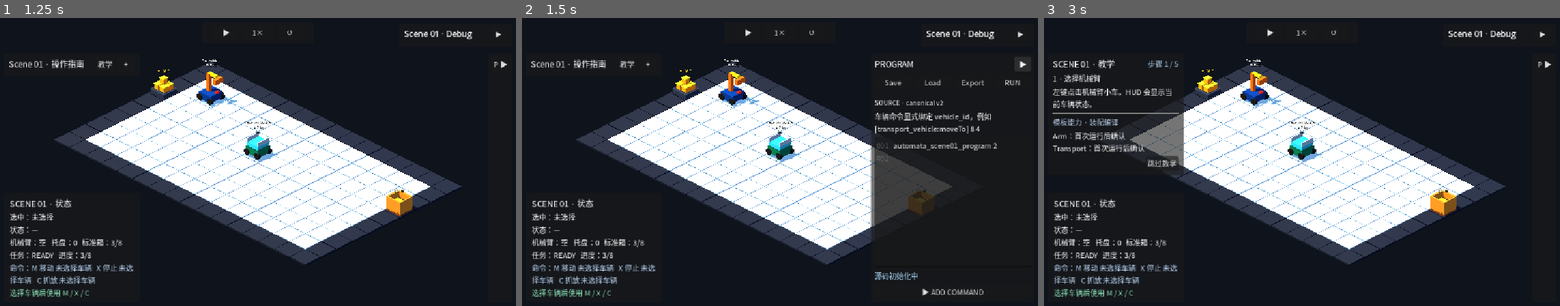
Above: before the commit, frames 1-3 (left to right).
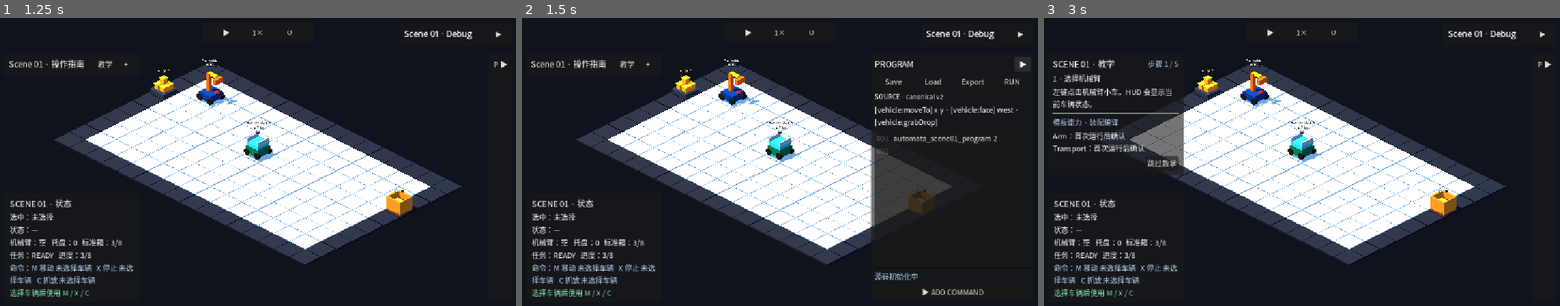
Above: after the commit, the same moments.

Repository: Ri0n72Y/automata
Game: Godot game, scene res://scenes/scene_01/scene_01_basic_packing.tscn
Same seed, same stepped clock (60 frames per second), same inputs: the game is played once before the commit and once after it.
Inputs:
- Up to frame 1 (1.25 s): click "跳过教学" at 0.5 s
- Up to frame 2 (1.5 s): click "P ▶" at 1.25 s
- Up to frame 3 (3 s): click "▶" at 2 s; click "教学" at 2.75 s

Frame 1 is identical in both runs. In frame 2, 2.0% of the frame differs, in the area x 68-97%, y 20-92%; in frame 3, nothing differs.

Commit message:
refactor(scene-01): compact and scroll Program builder

Diff:
--- a/scenes/scene_01/components/scene_01_program_ui.tscn
+++ b/scenes/scene_01/components/scene_01_program_ui.tscn
@@ -39,11 +39,11 @@
 
 [node name="VBox" type="VBoxContainer" parent="RootControl/ProgramPanel/Margin"]
 layout_mode = 2
-theme_override_constants/separation = 8
+theme_override_constants/separation = 6
 
 [node name="HeaderRow" type="HBoxContainer" parent="RootControl/ProgramPanel/Margin/VBox"]
 layout_mode = 2
-theme_override_constants/separation = 8
+theme_override_constants/separation = 6
 
 [node name="ProgramTitle" type="Label" parent="RootControl/ProgramPanel/Margin/VBox/HeaderRow"]
 unique_name_in_owner = true
@@ -58,18 +58,18 @@
 custom_minimum_size = Vector2(36, 32)
 layout_mode = 2
 focus_mode = 0
-text = "P ▶"
+text = "P +"
 
 [node name="ExpandedContent" type="VBoxContainer" parent="RootControl/ProgramPanel/Margin/VBox"]
 unique_name_in_owner = true
 visible = false
 layout_mode = 2
 size_flags_vertical = 3
-theme_override_constants/separation = 7
+theme_override_constants/separation = 6
 
 [node name="ActionRow" type="HBoxContainer" parent="RootControl/ProgramPanel/Margin/VBox/ExpandedContent"]
 layout_mode = 2
-theme_override_constants/separation = 6
+theme_override_constants/separation = 4
 
 [node name="SaveButton" type="Button" parent="RootControl/ProgramPanel/Margin/VBox/ExpandedContent/ActionRow"]
 unique_name_in_owner = true
@@ -94,9 +94,6 @@
 layout_mode = 2
 size_flags_horizontal = 3
 text = "RUN"
-
-[node name="Rule" type="HSeparator" parent="RootControl/ProgramPanel/Margin/VBox/ExpandedContent"]
-layout_mode = 2
 
 [node name="SourceTitle" type="Label" parent="RootControl/ProgramPanel/Margin/VBox/ExpandedContent"]
 layout_mode = 2
@@ -105,12 +102,12 @@
 
 [node name="Hint" type="Label" parent="RootControl/ProgramPanel/Margin/VBox/ExpandedContent"]
 layout_mode = 2
-text = "车辆命令显式绑定 vehicle_id，例如 [transport_vehicle:moveTo] 8 4"
+text = "[vehicle:moveTo] x y · [vehicle:face] west · [vehicle:grabDrop]"
 autowrap_mode = 2
 
 [node name="SourceEditor" type="CodeEdit" parent="RootControl/ProgramPanel/Margin/VBox/ExpandedContent"]
 unique_name_in_owner = true
-custom_minimum_size = Vector2(0, 240)
+custom_minimum_size = Vector2(0, 160)
 layout_mode = 2
 size_flags_horizontal = 3
 size_flags_vertical = 3
@@ -130,31 +127,40 @@
 unique_name_in_owner = true
 layout_mode = 2
 focus_mode = 0
-text = "▶ ADD COMMAND"
-
-[node name="BuilderBody" type="VBoxContainer" parent="RootControl/ProgramPanel/Margin/VBox/ExpandedContent"]
+text = "+ ADD COMMAND"
+
+[node name="BuilderScroll" type="ScrollContainer" parent="RootControl/ProgramPanel/Margin/VBox/ExpandedContent"]
 unique_name_in_owner = true
 visible = false
-layout_mode = 2
-theme_override_constants/separation = 6
-
-[node name="VehicleLabel" type="Label" parent="RootControl/ProgramPanel/Margin/VBox/ExpandedContent/BuilderBody"]
+custom_minimum_size = Vector2(0, 180)
+layout_mode = 2
+size_flags_horizontal = 3
+size_flags_vertical = 3
+horizontal_scroll_mode = 0
+
+[node name="BuilderBody" type="VBoxContainer" parent="RootControl/ProgramPanel/Margin/VBox/ExpandedContent/BuilderScroll"]
+unique_name_in_owner = true
+layout_mode = 2
+size_flags_horizontal = 3
+theme_override_constants/separation = 5
+
+[node name="VehicleLabel" type="Label" parent="RootControl/ProgramPanel/Margin/VBox/ExpandedContent/BuilderScroll/BuilderBody"]
 layout_mode = 2
 text = "Command vehicle"
 
-[node name="VehicleOption" type="OptionButton" parent="RootControl/ProgramPanel/Margin/VBox/ExpandedContent/BuilderBody"]
-unique_name_in_owner = true
-layout_mode = 2
-
-[node name="MoveLabel" type="Label" parent="RootControl/ProgramPanel/Margin/VBox/ExpandedContent/BuilderBody"]
+[node name="VehicleOption" type="OptionButton" parent="RootControl/ProgramPanel/Margin/VBox/ExpandedContent/BuilderScroll/BuilderBody"]
+unique_name_in_owner = true
+layout_mode = 2
+
+[node name="MoveLabel" type="Label" parent="RootControl/ProgramPanel/Margin/VBox/ExpandedContent/BuilderScroll/BuilderBody"]
 layout_mode = 2
 text = "MoveTo target"
 
-[node name="MoveParams" type="HBoxContainer" parent="RootControl/ProgramPanel/Margin/VBox/ExpandedContent/BuilderBody"]
-layout_mode = 2
-theme_override_constants/separation = 6
-
-[node name="TargetX" type="SpinBox" parent="RootControl/ProgramPanel/Margin/VBox/ExpandedContent/BuilderBody/MoveParams"]
+[node name="MoveParams" type="HBoxContainer" parent="RootControl/ProgramPanel/Margin/VBox/ExpandedContent/BuilderScroll/BuilderBody"]
+layout_mode = 2
+theme_override_constants/separation = 4
+
+[node name="TargetX" type="SpinBox" parent="RootControl/ProgramPanel/Margin/VBox/ExpandedContent/BuilderScroll/BuilderBody/MoveParams"]
 unique_name_in_owner = true
 layout_mode = 2
 size_flags_horizontal = 3
@@ -163,7 +169,7 @@
 value = 1.0
 prefix = "X "
 
-[node name="TargetY" type="SpinBox" parent="RootControl/ProgramPanel/Margin/VBox/ExpandedContent/BuilderBody/MoveParams"]
+[node name="TargetY" type="SpinBox" parent="RootControl/ProgramPanel/Margin/VBox/ExpandedContent/BuilderScroll/BuilderBody/MoveParams"]
 unique_name_in_owner = true
 layout_mode = 2
 size_flags_horizontal = 3
@@ -172,25 +178,39 @@
 value = 3.0
 prefix = "Y "
 
-[node name="AddMoveButton" type="Button" parent="RootControl/ProgramPanel/Margin/VBox/ExpandedContent/BuilderBody"]
+[node name="AddMoveButton" type="Button" parent="RootControl/ProgramPanel/Margin/VBox/ExpandedContent/BuilderScroll/BuilderBody"]
 unique_name_in_owner = true
 layout_mode = 2
 text = "+ MoveTo"
 
-[node name="AddGrabButton" type="Button" parent="RootControl/ProgramPanel/Margin/VBox/ExpandedContent/BuilderBody"]
+[node name="FaceRow" type="HBoxContainer" parent="RootControl/ProgramPanel/Margin/VBox/ExpandedContent/BuilderScroll/BuilderBody"]
+layout_mode = 2
+theme_override_constants/separation = 4
+
+[node name="FacingOption" type="OptionButton" parent="RootControl/ProgramPanel/Margin/VBox/ExpandedContent/BuilderScroll/BuilderBody/FaceRow"]
+unique_name_in_owner = true
+layout_mode = 2
+size_flags_horizontal = 3
+
+[node name="AddFaceButton" type="Button" parent="RootControl/ProgramPanel/Margin/VBox/ExpandedContent/BuilderScroll/BuilderBody/FaceRow"]
+unique_name_in_owner = true
+layout_mode = 2
+text = "+ Face"
+
+[node name="AddGrabButton" type="Button" parent="RootControl/ProgramPanel/Margin/VBox/ExpandedContent/BuilderScroll/BuilderBody"]
 unique_name_in_owner = true
 layout_mode = 2
 text = "+ GrabDrop"
 
-[node name="RepeatLabel" type="Label" parent="RootControl/ProgramPanel/Margin/VBox/ExpandedContent/BuilderBody"]
+[node name="RepeatLabel" type="Label" parent="RootControl/ProgramPanel/Margin/VBox/ExpandedContent/BuilderScroll/BuilderBody"]
 layout_mode = 2
 text = "Repeat"
 
-[node name="RepeatParams" type="HBoxContainer" parent="RootControl/ProgramPanel/Margin/VBox/ExpandedContent/BuilderBody"]
-layout_mode = 2
-theme_override_constants/separation = 6
-
-[node name="RepeatCount" type="SpinBox" parent="RootControl/ProgramPanel/Margin/VBox/ExpandedContent/BuilderBody/RepeatParams"]
+[node name="RepeatParams" type="HBoxContainer" parent="RootControl/ProgramPanel/Margin/VBox/ExpandedContent/BuilderScroll/BuilderBody"]
+layout_mode = 2
+theme_override_constants/separation = 4
+
+[node name="RepeatCount" type="SpinBox" parent="RootControl/ProgramPanel/Margin/VBox/ExpandedContent/BuilderScroll/BuilderBody/RepeatParams"]
 unique_name_in_owner = true
 layout_mode = 2
 size_flags_horizontal = 1
@@ -199,19 +219,19 @@
 value = 2.0
 prefix = "× "
 
-[node name="RepeatTargetOption" type="OptionButton" parent="RootControl/ProgramPanel/Margin/VBox/ExpandedContent/BuilderBody/RepeatParams"]
+[node name="RepeatTargetOption" type="OptionButton" parent="RootControl/ProgramPanel/Margin/VBox/ExpandedContent/BuilderScroll/BuilderBody/RepeatParams"]
 unique_name_in_owner = true
 layout_mode = 2
 size_flags_horizontal = 3
 disabled = true
 
-[node name="AddRepeatButton" type="Button" parent="RootControl/ProgramPanel/Margin/VBox/ExpandedContent/BuilderBody"]
+[node name="AddRepeatButton" type="Button" parent="RootControl/ProgramPanel/Margin/VBox/ExpandedContent/BuilderScroll/BuilderBody"]
 unique_name_in_owner = true
 layout_mode = 2
 disabled = true
 text = "+ Repeat"
 
-[node name="ClearButton" type="Button" parent="RootControl/ProgramPanel/Margin/VBox/ExpandedContent/BuilderBody"]
+[node name="ClearButton" type="Button" parent="RootControl/ProgramPanel/Margin/VBox/ExpandedContent/BuilderScroll/BuilderBody"]
 unique_name_in_owner = true
 layout_mode = 2
 text = "Clear All"
